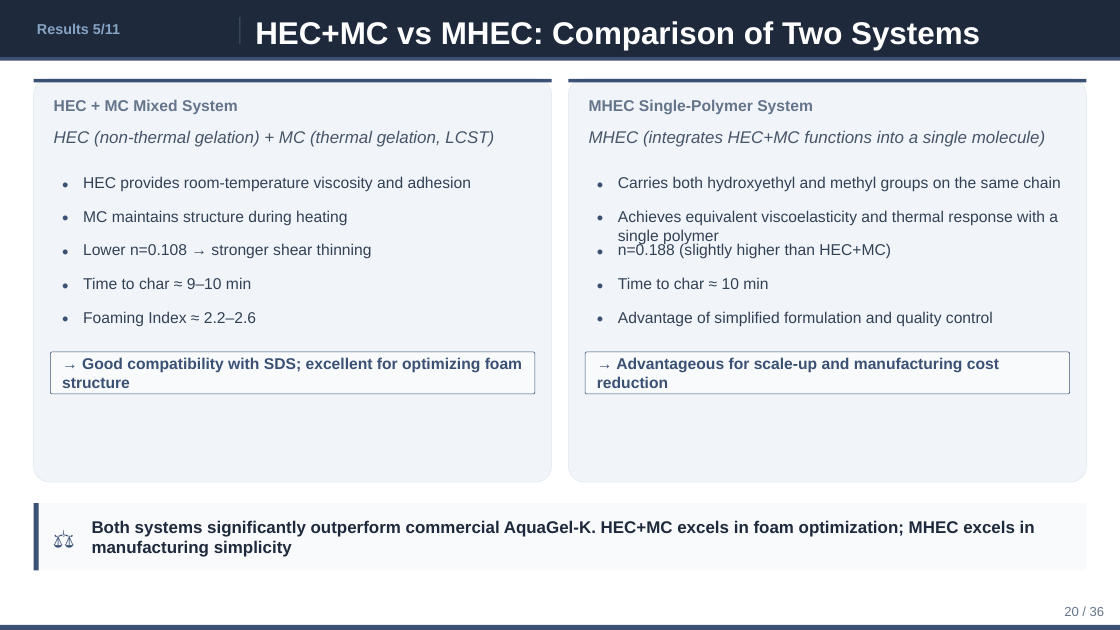
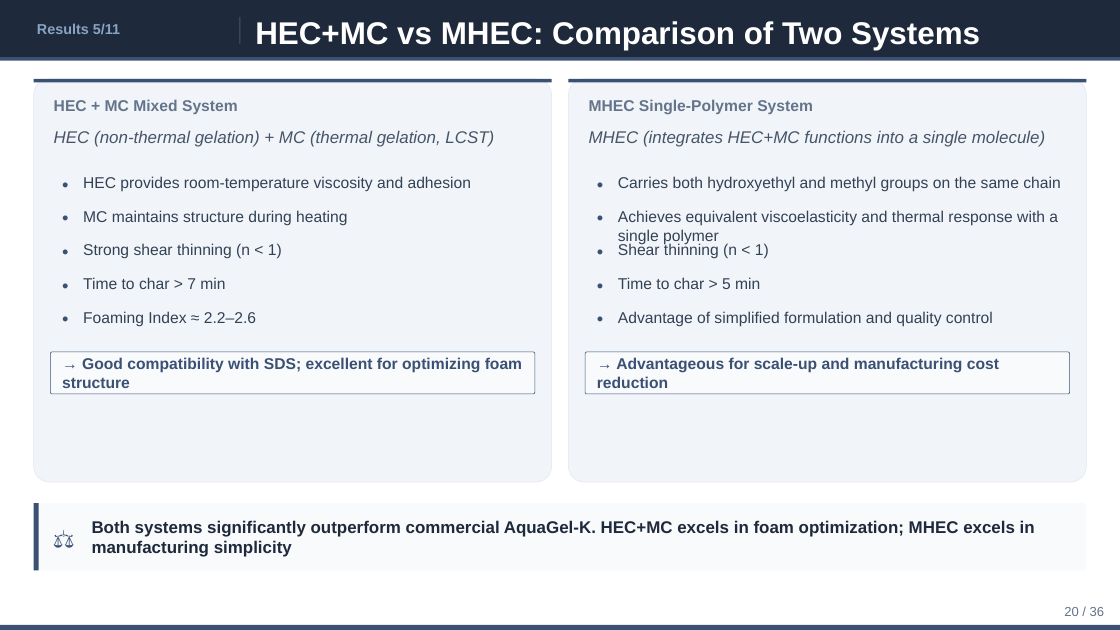
Before and after one commit to ytaisei0525-design/my-first-claude, a slide deck: slide 20 of slides_en.pptx. Drawn at 1120x630 pixels with LibreOffice and Linux fonts; fonts in the diff are those of the drawing. Boxes give left, top, right and bottom in pixels: in the first picture for what was removed or moved away, otherwise in the second. Text is boxed around its words. In the diff, an @@ line names an element or a change of style, - is before the commit and + after.

```diff
--- a/slides_en.pptx
+++ b/slides_en.pptx
@@ text at (83, 243, 282, 259): text changed @@
-Lower n=0.108 → stronger shear thinning
+Strong shear thinning (n < 1)
@@ text at (618, 243, 769, 259): text changed @@
-n=0.188 (slightly higher than HEC+MC)
+Shear thinning (n < 1)
@@ text at (83, 277, 225, 289): text changed @@
-Time to char ≈ 9–10 min
+Time to char > 7 min
@@ text at (618, 277, 760, 289): text changed @@
-Time to char ≈ 10 min
+Time to char > 5 min
```
Also in this commit, not shown: 15 other slides changed, 1 slide added, 1 slide removed, 1 other file.
